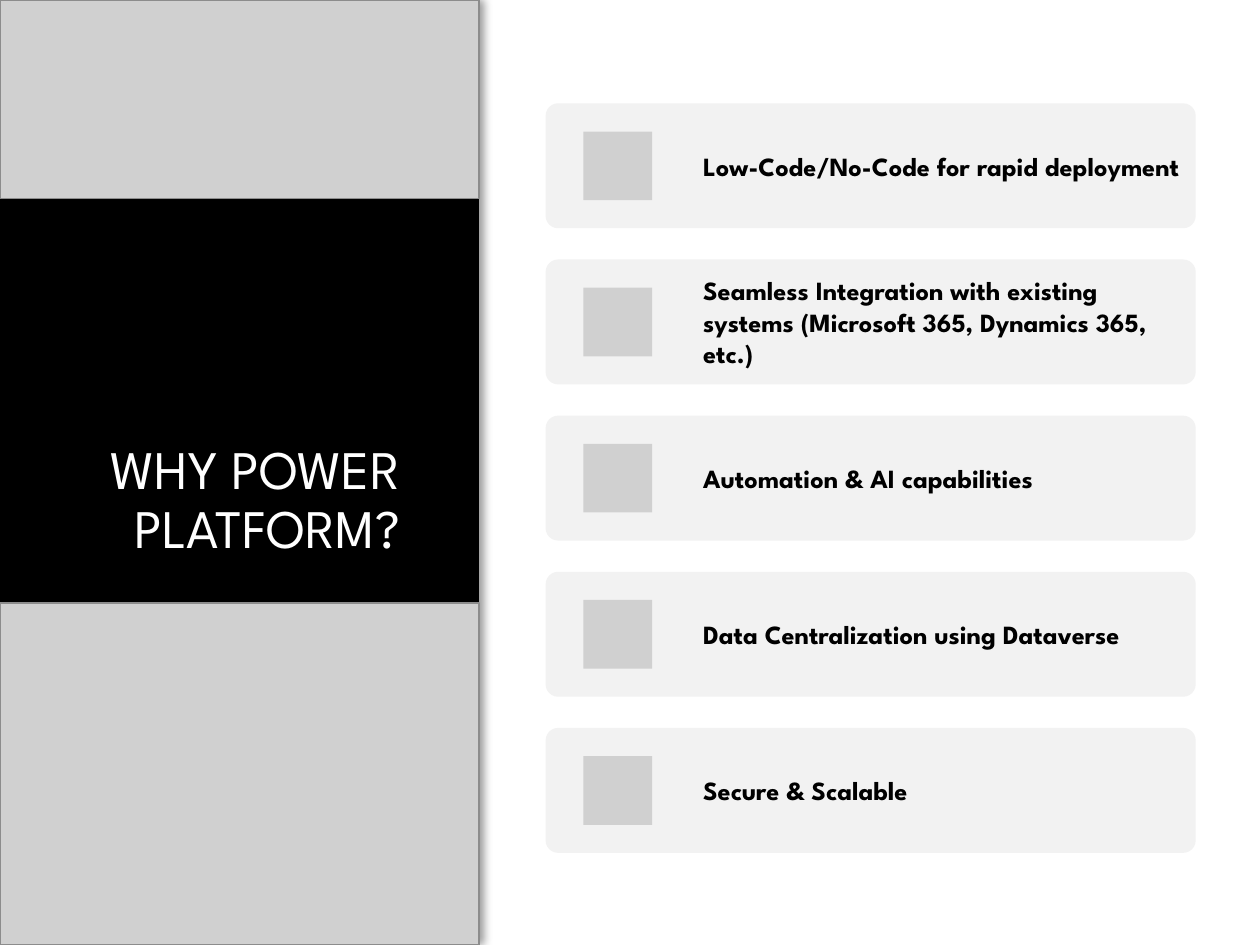
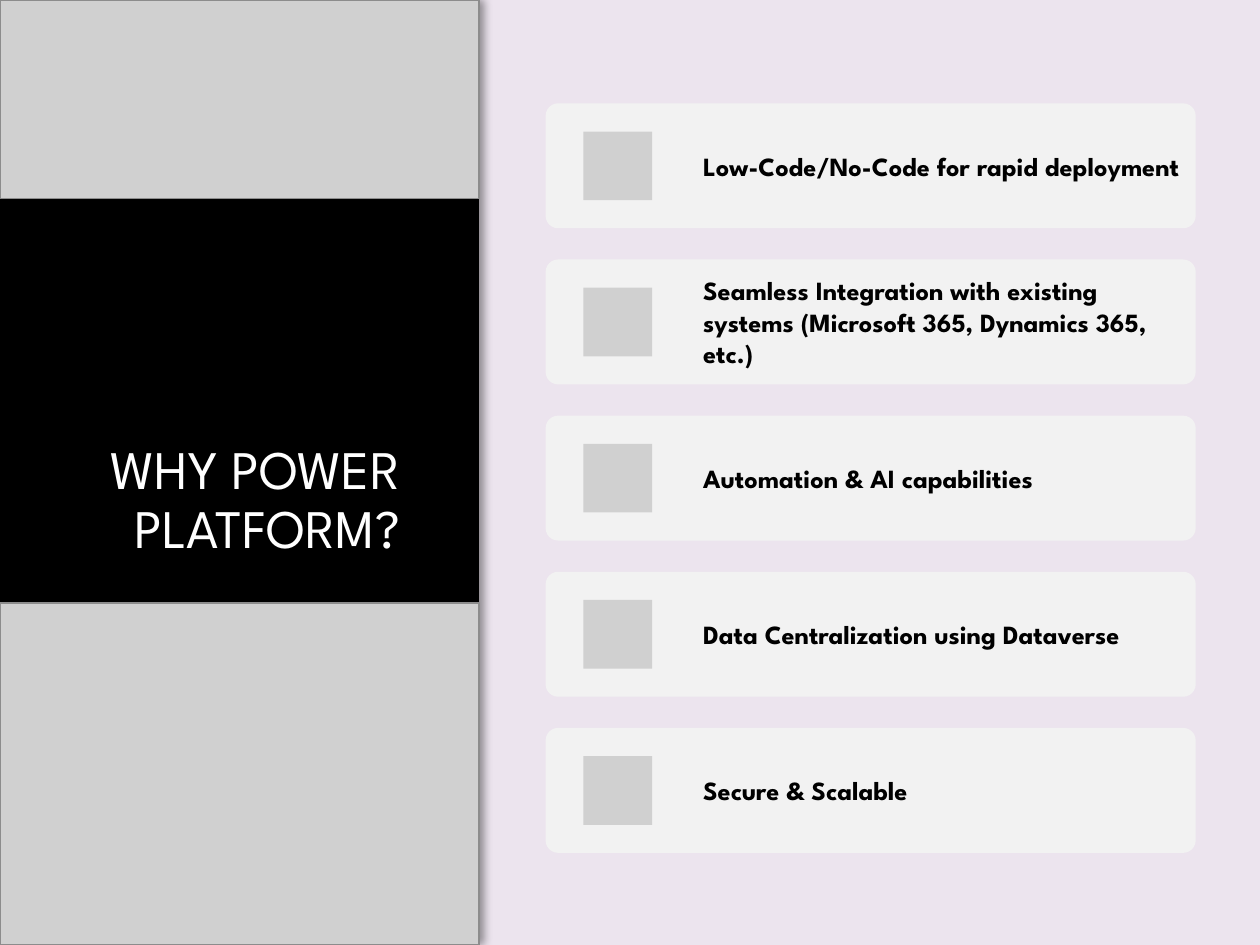
Before and after one commit to Abiola010/Business-Optimization-With-Microsoft-Power-Platform, a slide deck: slide 5 of Power_Platform_Presentation.pptx (slide 4 before the commit). Drawn at 1260x945 pixels with LibreOffice and Linux fonts; fonts in the diff are those of the drawing; grey boxes stand for pictures; background and template pictures are left out. Boxes give left, top, right and bottom in pixels: in the first picture for what was removed or moved away, otherwise in the second. Text is boxed around its words. In the diff, an @@ line names an element or a change of style, - is before the commit and + after.

```diff
--- a/Power_Platform_Presentation.pptx
+++ b/Power_Platform_Presentation.pptx
@@ background #FFFFFF to #ECE4EE @@
```
Also in this commit, not shown: 2 other slides changed, 1 slide added.
